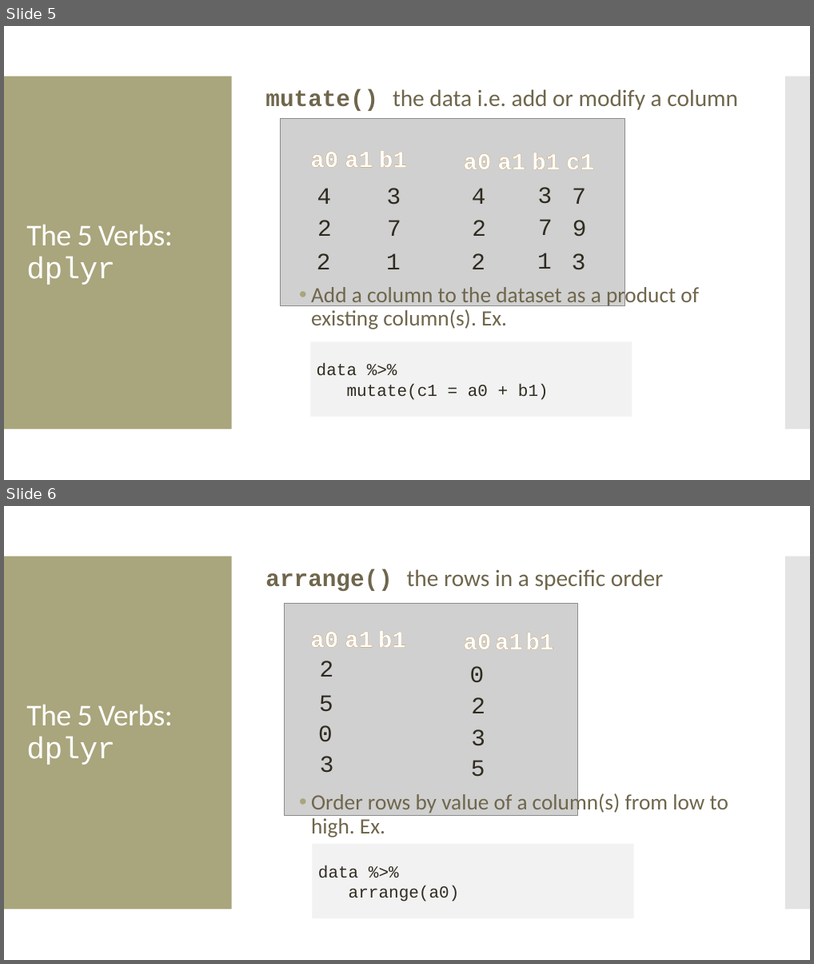
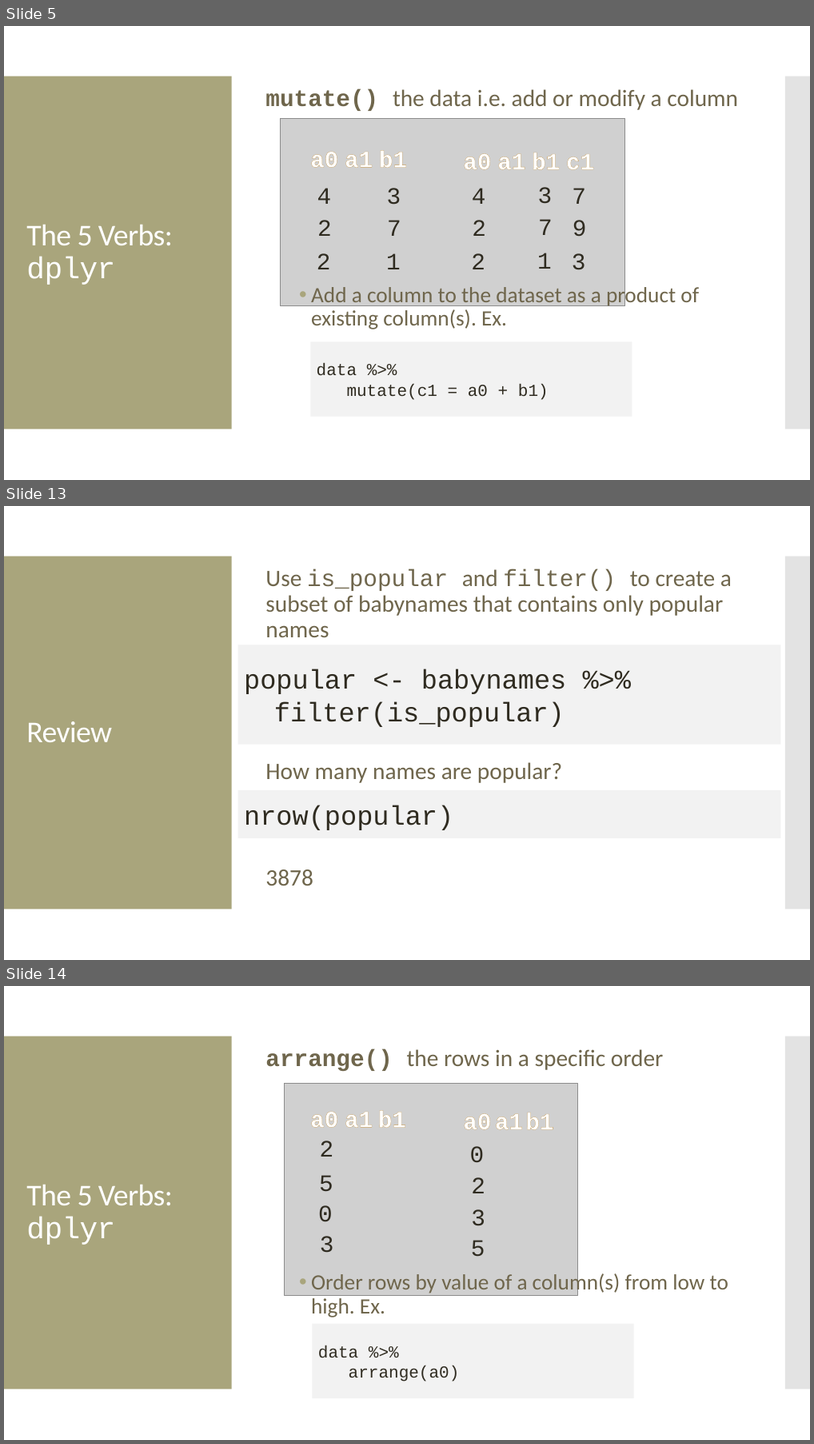
Before and after one commit to amosca01/Intro-DS-F23, a slide deck: slides/10-data-wrangling-mutate-arr-sum.pptx. Shown one above the other, each under a label of ours: slides 5 and 6 before the commit, slides 5, 13 and 14 after it; the slides between them are not shown. The pictures are 814x964 and 814x1444 pixels, drawn with LibreOffice and Linux fonts; fonts in the diff are those of the drawing; grey boxes stand for pictures. Boxes give left, top, right and bottom in pixels: in the first picture for what was removed or moved away, otherwise in the second. Text is boxed around its words. In the diff, an @@ line names an element or a change of style, - is before the commit and + after.

```diff
--- a/slides/10-data-wrangling-mutate-arr-sum.pptx
+++ b/slides/10-data-wrangling-mutate-arr-sum.pptx
@@ slide 13 added at bbox=[4, 506, 810, 960], background #FFFFFF; not listed: 2 template elements that a slide beside it also shows @@
@@ text added at bbox=[266, 569, 732, 885], 28 pt, text #6F664C @@
+Use is_popular and filter() to create a subset of babynames that contains only popular names
+How many names are popular?
+3878
@@ rectangle added at bbox=[238, 644, 782, 744], fill #F2F2F2, 32 pt, text #2F2B20 @@
+popular <- babynames %>%
+filter(is_popular)
@@ title added at bbox=[26, 721, 112, 742], 36 pt, text #FFFFFF @@
+Review
@@ rectangle added at bbox=[238, 790, 782, 837], fill #F2F2F2, 32 pt, text #2F2B20 @@
+nrow(popular)
@@ what was slide 6 is now slide 14 @@
```
Also in this commit, not shown: 1 slide changed, 13 other slides added, 2 other files.
